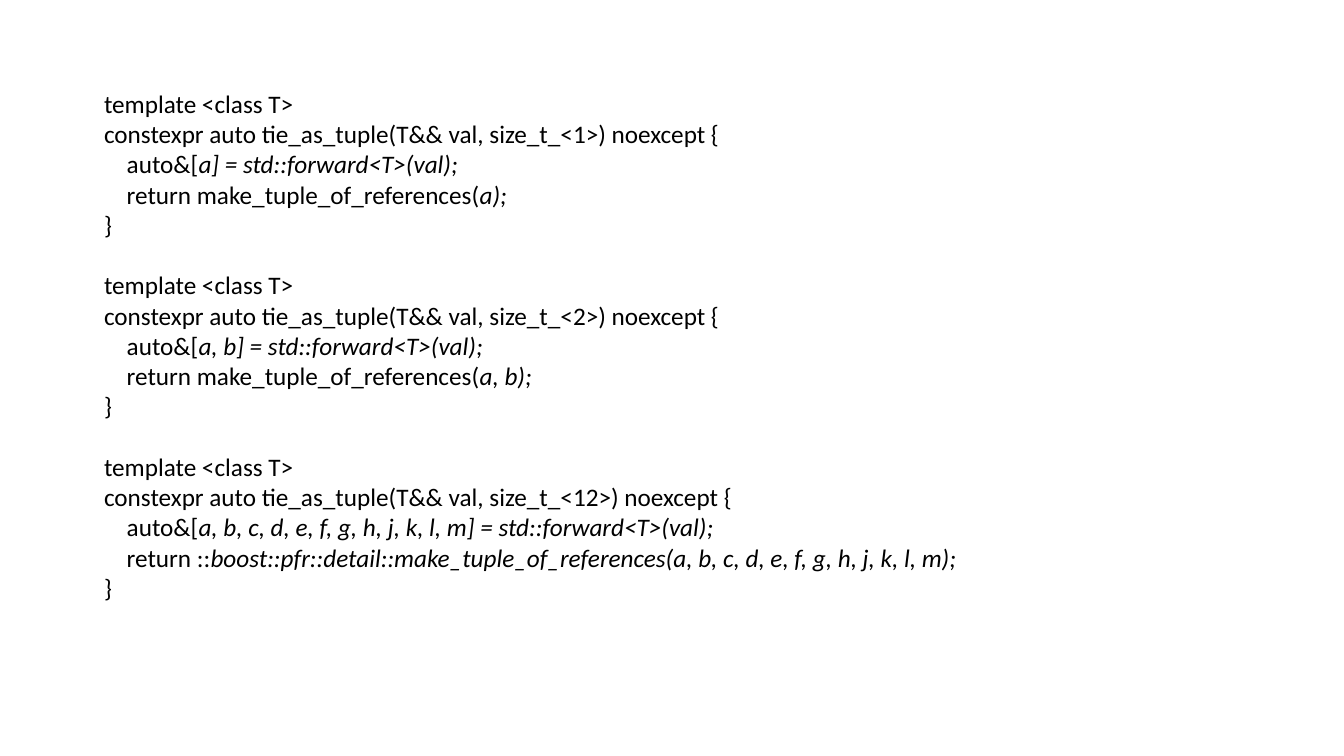
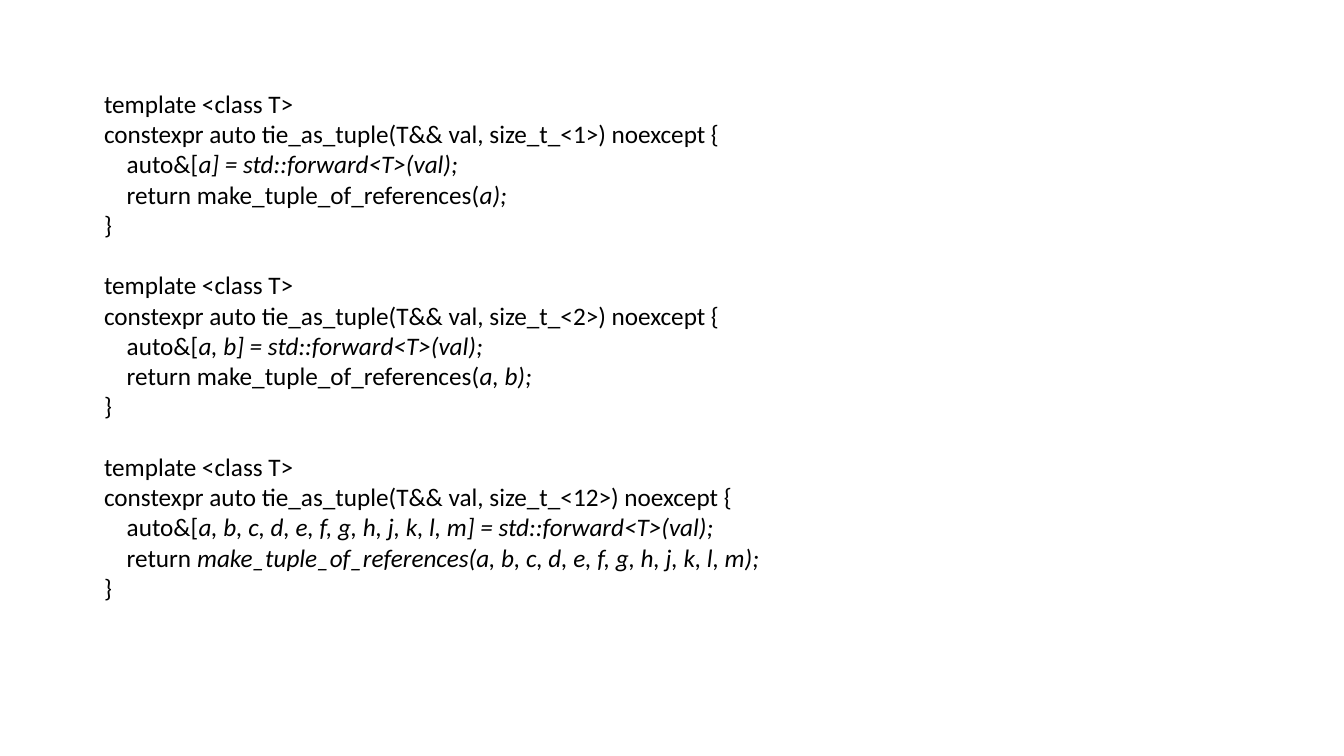
Before and after one commit to qicosmos/cppcon2017, a slide deck: slide 39 of cppcon2017.pptx (slide 40 before the commit). Drawn at 1344x756 pixels with LibreOffice and Linux fonts; fonts in the diff are those of the drawing. Boxes give left, top, right and bottom in pixels: in the first picture for what was removed or moved away, otherwise in the second. Text is boxed around its words. In the diff, an @@ line names an element or a change of style, - is before the commit and + after.

Commit message:
improve

```diff
--- a/cppcon2017.pptx
+++ b/cppcon2017.pptx
@@ text at bbox=[127, 548, 759, 572]: text changed @@
-return ::boost::pfr::detail::make_tuple_of_references(a, b, c, d, e, f, g, h, j, k, l, m);
+return make_tuple_of_references(a, b, c, d, e, f, g, h, j, k, l, m);
```
Also in this commit, not shown: 3 other slides changed, 1 slide removed.
